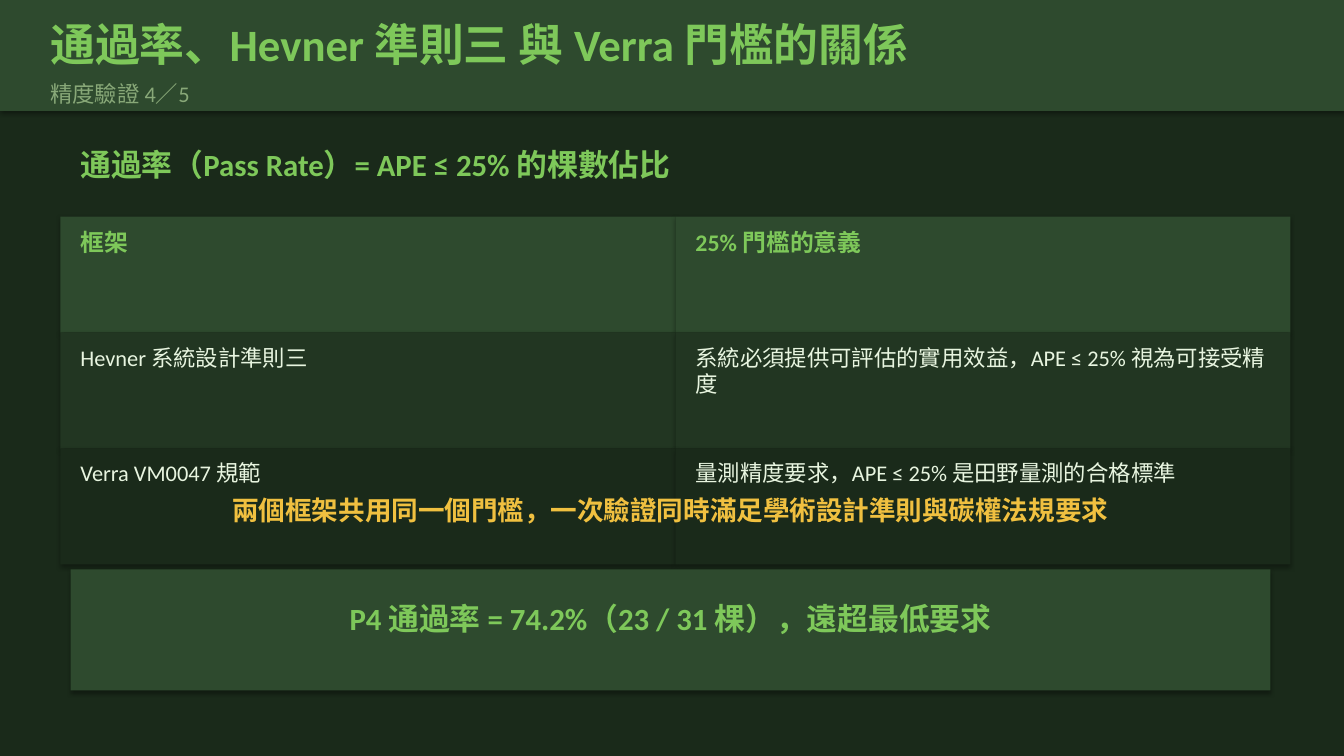
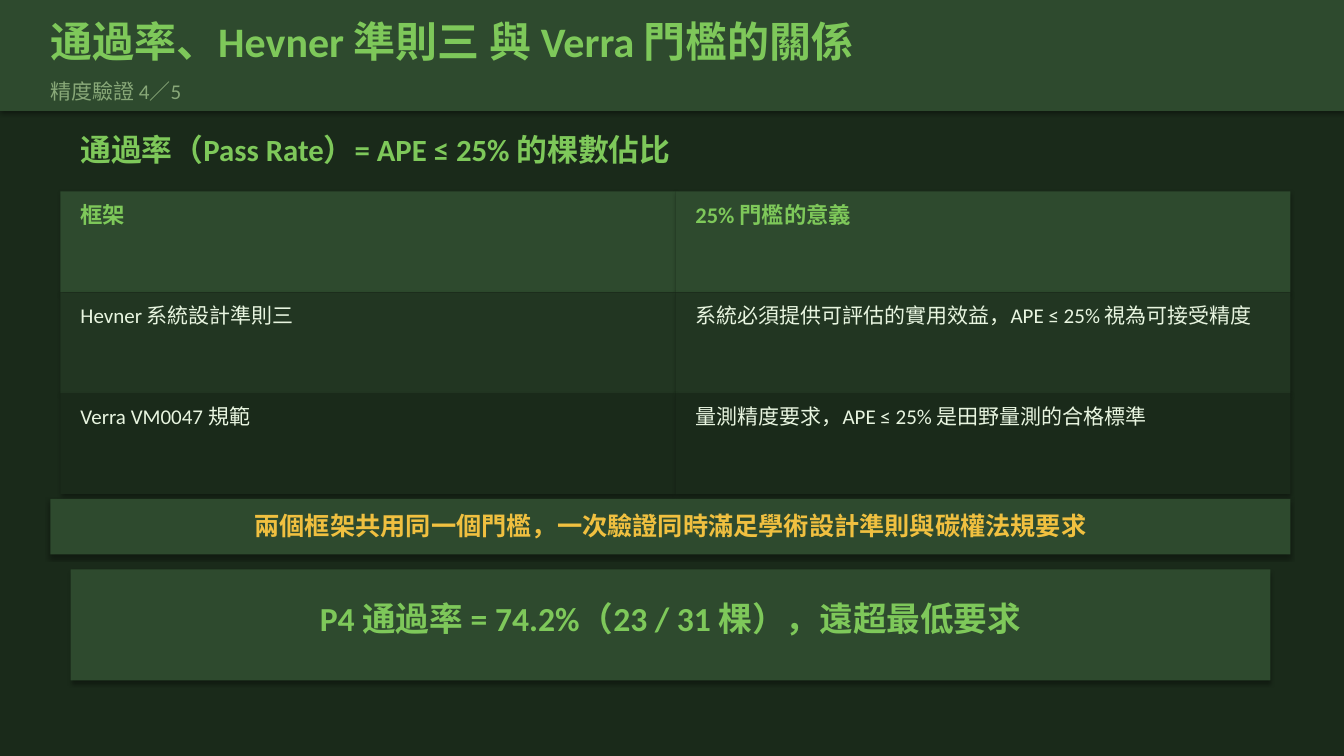
Before and after one commit to Yuchiaoniu/forest-carbon-measurement, a slide deck: slide 25 of public/thesis_defense.pptx (slide 17 before the commit). Drawn at 1344x756 pixels with LibreOffice and Linux fonts; fonts in the diff are those of the drawing. Boxes give left, top, right and bottom in pixels: in the first picture for what was removed or moved away, otherwise in the second. Text is boxed around its words. In the diff, an @@ line names an element or a change of style, - is before the commit and + after.

```diff
--- a/public/thesis_defense.pptx
+++ b/public/thesis_defense.pptx
@@ text "通過率、Hevner 準則三 與 Verra 門檻的關係" at [50, 21, 854, 61]: size 32 to 30 pt @@
@@ text "通過率（Pass Rate）= APE ≤ 25% ...": place and size @@
-text "通過率（Pass Rate）= APE ≤ 25% ..." at [80, 149, 671, 179]
+text "通過率（Pass Rate）= APE ≤ 25% ..." at [80, 134, 671, 164]
@@ rectangle: place and size @@
-rectangle at [60, 217, 676, 333]
+rectangle at [60, 192, 676, 292]
@@ text "框架": place and size @@
-text "框架" at [80, 231, 128, 253]
+text "框架" at [80, 204, 125, 225]
@@ text "框架" at [80, 204, 125, 225]: size 17 to 16 pt @@
@@ rectangle: place and size @@
-rectangle at [676, 217, 1291, 333]
+rectangle at [676, 192, 1291, 292]
@@ text "25% 門檻的意義" at [695, 204, 851, 225]: size 17 to 16 pt @@
@@ text "25% 門檻的意義": place and size @@
-text "25% 門檻的意義" at [695, 230, 861, 253]
+text "25% 門檻的意義" at [695, 204, 851, 225]
@@ rectangle: place and size @@
-rectangle at [60, 333, 676, 449]
+rectangle at [60, 292, 676, 393]
@@ text "Hevner 系統設計準則三": place and size @@
-text "Hevner 系統設計準則三" at [80, 347, 307, 368]
+text "Hevner 系統設計準則三" at [80, 305, 294, 325]
@@ rectangle: place and size @@
-rectangle at [676, 333, 1291, 449]
+rectangle at [676, 292, 1291, 393]
@@ text "系統必須提供可評估的實用效益，APE ≤ 25% 視為可接受精度": place and size @@
-text "系統必須提供可評估的實用效益，APE ≤ 25% 視為可接受精度" at [695, 347, 1265, 394]
+text "系統必須提供可評估的實用效益，APE ≤ 25% 視為可接受精度" at [695, 305, 1252, 325]
@@ rectangle: place and size @@
-rectangle at [60, 449, 676, 565]
+rectangle at [60, 393, 676, 494]
@@ text "Verra VM0047 規範": place and size @@
-text "Verra VM0047 規範" at [80, 462, 261, 483]
+text "Verra VM0047 規範" at [80, 406, 250, 426]
@@ rectangle: place and size @@
-rectangle at [676, 449, 1291, 565]
+rectangle at [676, 393, 1291, 494]
@@ size 16 to 15 pt in 5 elements at [50, 81, 181, 101], [80, 305, 294, 325], [695, 305, 1252, 325], [80, 406, 250, 426], [695, 406, 1147, 426] @@
@@ text "量測精度要求，APE ≤ 25% 是田野量測的合格標準": place and size @@
-text "量測精度要求，APE ≤ 25% 是田野量測的合格標準" at [695, 462, 1175, 483]
+text "量測精度要求，APE ≤ 25% 是田野量測的合格標準" at [695, 406, 1147, 426]
@@ rectangle added at [50, 499, 1291, 555], fill #2E4A2E @@
@@ text "兩個框架共用同一個門檻，一次驗證同時滿足學術設計準則與碳權法規要求": place and size @@
-text "兩個框架共用同一個門檻，一次驗證同時滿足學術設計準則與碳權法規要求" at [232, 497, 1108, 524]
+text "兩個框架共用同一個門檻，一次驗證同時滿足學術設計準則與碳權法規要求" at [255, 513, 1087, 538]
@@ text "兩個框架共用同一個門檻，一次驗證同時滿足學術設計準則與碳權法規要求" at [255, 513, 1087, 538]: size 19 to 18 pt @@
@@ rectangle: place and size @@
-rectangle at [71, 570, 1270, 691]
+rectangle at [71, 570, 1270, 681]
@@ text "P4 通過率 = 74.2%（23 / ..." at [320, 602, 1021, 636]: size 22 to 24 pt @@
```
Also in this commit, not shown: 27 other slides changed, 12 slides added, 1 slide removed, 2 other files.
